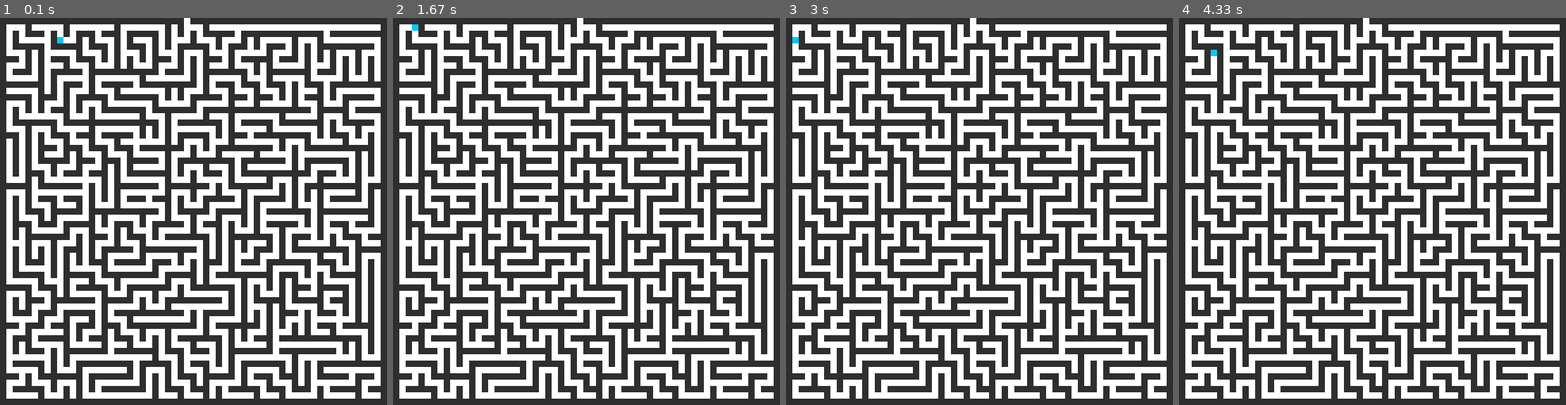
Above: before the commit, frames 1-4 (left to right).
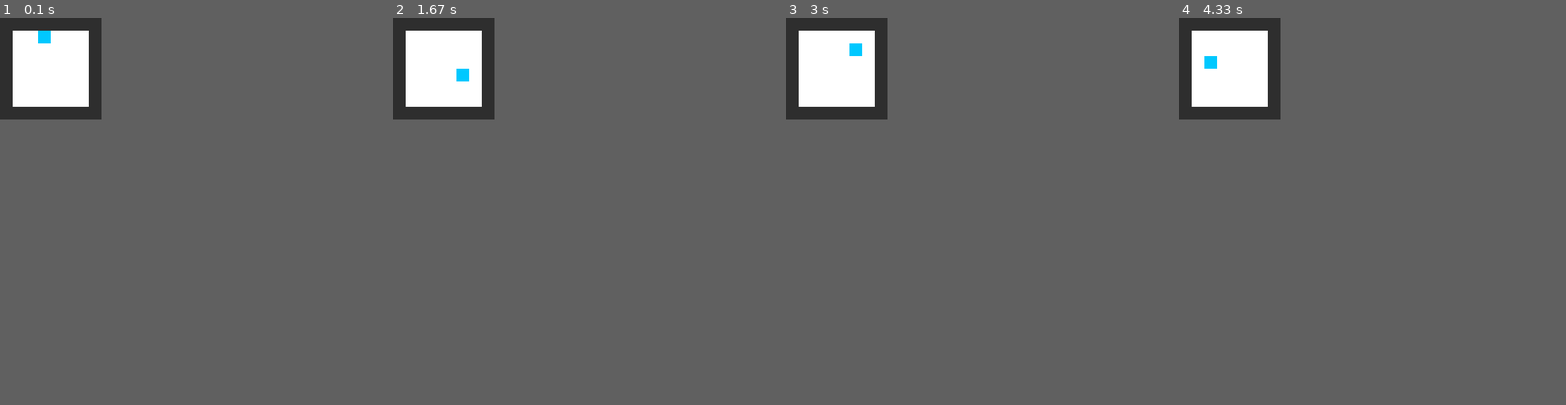
Above: after the commit, the same moments.

Repository: Ericles-Porty/UFS.IA.Q-Learning-Labyrinth-Game
Game: pygame game, started from src/main.py
Two runs of this game, one before a commit and one after it. Both use one fixed random seed, a clock stepped at 60 frames per second and the inputs below.
Inputs:
- Up to frame 1 (0.1 s): no input
- Up to frame 2 (1.67 s): no input
- Up to frame 3 (3 s): no input
- Up to frame 4 (4.33 s): no input
The window is 610x610 before the commit and 160x160 after it. Grey fills any space a smaller window leaves; there, only what the larger window draws over its background counts as a difference.

The runs differ from the first frame. In frame 1, 48% of the frame differs, in the area x 1-99%, y 0-99%; in frame 2, 48%; in frame 3, 48%; in frame 4, 48%.

Commit message:
Add: save q file with states

Diff:
--- a/src/models/Environment.py
+++ b/src/models/Environment.py
@@ -3,20 +3,8 @@
 from .maps import q_map
 
 FACTOR = 0.9
-
-
-# if q_map[y-1][x] == 0:
-#                     move_actions.append(
-#                         Action("up", self.calc_q(FACTOR, 0, self.get_max(y-1, x))))
-#                 if q_map[y+1][x] == 0:
-#                     move_actions.append(
-#                         Action("down", self.calc_q(FACTOR, 0, self.get_max(y+1, x))))
-#                 if q_map[y][x-1] == 0:
-#                     move_actions.append(
-#                         Action("left", self.calc_q(FACTOR, 0, self.get_max(y, x-1))))
-#                 if q_map[y][x+1] == 0:
-#                     move_actions.append(
-#                         Action("right", self.calc_q(FACTOR, 0, self.get_max(y, x+1))))
+Y_GOAL = 6
+X_GOAL = 6
 
 class Enviorment():
     def __init__(self):
@@ -69,7 +57,7 @@
                         Action("right", 0))
                 temp_states.append(States(x, y, move_actions))
             self.states.append(temp_states)
-        self.states[0][29].r = 10 # goal = States(29, 0)
+        self.states[Y_GOAL][X_GOAL].r = 10 # goal = States(29, 0)
 
     def calc_q(self, factor: float, reward: float, max_q: float):
         return reward + factor * max_q
@@ -89,11 +77,13 @@
                     print(j.action, j.q, end=' ')
                 print()
 
+    def best_index_action(self, x, y):
+        max = 0
+        index = 0
+        for i in range(len(self.states[y][x].actions)):
+            if self.states[y][x].actions[i].q >= max:
+                index = i
+                max = self.states[y][x].actions[i].q
+        return  index
 
-# new = Enviorment()
-# new.states[47][53].actions[0].q = 1
-# new.states[47][53].actions[1].q = 1
-# new.states[47][53].actions[2].q = 1
-# new.states[47][53].actions[3].q = 5
-# print(new.get_max(47,53))
 # new.debug()
--- a/src/models/maps.py
+++ b/src/models/maps.py
@@ -1,4 +1,15 @@
-q_map=([
+map_1 = ([
+    [1,1,1,1,1,1,1,1],
+    [1,0,0,0,0,0,0,1],
+    [1,0,0,0,0,0,0,1],
+    [1,0,0,0,0,0,0,1],
+    [1,0,0,0,0,0,0,1],
+    [1,0,0,0,0,0,0,1],
+    [1,0,0,0,0,0,0,1],
+    [1,1,1,1,1,1,1,1]
+])
+
+map_2=([
 [1,1,1,1,1,1,1,1,1,1,1,1,1,1,1,1,1,1,1,1,1,1,1,1,1,1,1,1,1,0,1,1,1,1,1,1,1,1,1,1,1,1,1,1,1,1,1,1,1,1,1,1,1,1,1,1,1,1,1,1,1],
 [1,0,0,0,1,0,0,0,0,0,1,0,0,0,0,0,0,0,1,0,0,0,0,0,0,0,1,0,1,0,0,0,1,0,0,0,0,0,0,0,0,0,0,0,0,0,0,0,0,0,0,0,0,0,0,0,0,0,0,0,1],
 [1,0,1,0,1,1,1,0,1,0,1,0,1,1,1,0,1,1,1,0,1,1,1,1,1,0,1,0,1,0,1,0,1,1,1,1,1,0,1,1,1,1,1,1,1,1,1,1,1,1,1,0,1,1,1,1,1,1,1,1,1],
@@ -21,14 +32,14 @@
 [1,0,1,0,1,0,1,0,0,0,1,0,0,0,1,0,0,0,1,0,0,0,0,0,0,0,1,0,1,0,0,0,1,0,0,0,1,0,0,0,0,0,0,0,1,0,0,0,1,0,0,0,0,0,1,0,0,0,1,0,1],
 [1,0,1,0,1,0,1,1,1,0,1,1,1,0,1,1,1,0,1,1,1,0,1,1,1,1,1,1,1,0,1,0,1,0,1,1,1,1,1,1,1,1,1,0,1,0,1,0,1,1,1,1,1,1,1,1,1,1,1,0,1],
 [1,0,1,0,1,0,1,0,0,0,1,0,1,0,0,0,1,0,0,0,1,0,0,0,0,0,1,0,0,0,1,0,0,0,1,0,0,0,0,0,1,0,0,0,0,0,1,0,0,0,0,0,0,0,0,0,1,0,1,0,1],
-[1,0,1,0,1,0,1,1,1,1,1,0,1,1,1,0,1,1,1,0,1,1,1,1,1,0,1,0,1,1,1,1,1,1,1,1,1,0,1,1,1,1,1,1,1,0,1,0,1,1,1,1,1,1,1,0,1,0,1,0,1],
+[1,0,1,0,1,0,1,1,1,1,1,0,1,1,1,0,1,1,1,0,1,1,1,1,1,0,1,0,1,1,1,1,1,1,1,1,1,0,1,0,1,1,1,1,1,0,1,0,1,1,1,1,1,1,1,0,1,0,1,0,1],
 [1,0,1,0,1,0,0,0,1,0,0,0,1,0,0,0,1,0,1,0,1,0,0,0,0,0,1,0,1,0,0,0,1,0,0,0,1,0,1,0,0,0,0,0,0,0,1,0,1,0,0,0,0,0,1,0,1,0,1,0,1],
 [1,0,1,0,1,1,1,0,1,0,1,1,1,0,1,1,1,0,1,0,1,1,1,1,1,1,1,0,1,0,1,0,1,1,1,0,1,0,1,1,1,1,1,1,1,1,1,1,1,0,1,1,1,0,1,0,1,0,1,0,1],
 [1,0,0,0,1,0,1,0,0,0,0,0,0,0,0,0,1,0,1,0,0,0,0,0,0,0,1,0,0,0,1,0,0,0,0,0,1,0,0,0,0,0,1,0,0,0,1,0,0,0,1,0,0,0,0,0,1,0,0,0,1],
 [1,1,1,1,1,0,1,1,1,1,1,1,1,0,1,0,1,0,1,1,1,1,1,1,1,0,1,1,1,1,1,1,1,0,1,0,1,1,1,1,1,1,1,0,1,0,1,0,1,1,1,1,1,1,1,1,1,0,1,1,1],
 [1,0,0,0,1,0,0,0,0,0,0,0,0,0,1,0,1,0,1,0,0,0,0,0,0,0,1,0,0,0,1,0,0,0,1,0,0,0,1,0,0,0,0,0,1,0,1,0,1,0,1,0,0,0,0,0,1,0,1,0,1],
 [1,0,1,0,1,0,1,1,1,0,1,1,1,0,1,0,1,0,1,0,1,1,1,0,1,1,1,0,1,0,1,0,1,1,1,1,1,0,1,0,1,1,1,1,1,0,1,0,1,0,1,0,1,1,1,1,1,0,1,0,1],
-[1,0,1,0,1,0,0,0,1,0,0,0,1,0,1,0,0,0,1,0,0,0,0,0,0,0,1,0,1,0,0,0,1,0,0,0,0,0,1,0,1,0,0,0,0,0,1,0,0,0,1,0,0,0,0,0,0,0,1,0,1],
+[1,0,1,0,1,0,0,0,1,0,0,0,1,0,1,0,0,0,1,0,0,0,1,0,0,0,1,0,1,0,0,0,1,0,0,0,0,0,1,0,1,0,0,0,0,0,1,0,0,0,1,0,0,0,0,0,0,0,1,0,1],
 [1,0,1,0,1,1,1,0,1,1,1,1,1,0,1,1,1,1,1,1,1,1,1,1,1,0,1,0,1,1,1,1,1,0,1,1,1,1,1,0,1,0,1,1,1,1,1,1,1,0,1,1,1,1,1,1,1,1,1,0,1],
 [1,0,1,0,0,0,1,0,1,0,0,0,0,0,1,0,1,0,0,0,0,0,1,0,0,0,1,0,0,0,1,0,0,0,1,0,0,0,1,0,1,0,0,0,0,0,0,0,1,0,1,0,0,0,0,0,0,0,1,0,1],
 [1,0,1,1,1,0,1,1,1,0,1,1,1,1,1,0,1,0,1,1,1,0,1,0,1,1,1,1,1,0,1,0,1,1,1,0,1,0,1,0,1,0,1,1,1,1,1,0,1,0,1,0,1,1,1,0,1,1,1,0,1],
@@ -60,3 +71,6 @@
 [1,0,1,1,1,1,1,0,1,0,1,0,1,0,1,0,1,1,1,1,1,1,1,0,1,0,1,1,1,0,1,1,1,0,1,0,1,1,1,1,1,0,1,1,1,0,1,1,1,0,1,0,1,1,1,1,1,0,1,1,1],
 [1,0,0,0,0,0,1,0,0,0,1,0,1,0,0,0,0,0,0,0,0,0,0,0,1,0,0,0,1,0,0,0,1,0,1,0,0,0,0,0,1,0,0,0,1,0,0,0,0,0,1,0,0,0,0,0,1,0,0,0,1],
 [1,1,1,1,1,1,1,1,1,1,1,1,1,1,1,1,1,1,1,1,1,1,1,1,1,1,1,1,1,1,1,1,1,1,1,1,1,1,1,1,1,1,1,1,1,1,1,1,1,1,1,1,1,1,1,1,1,1,1,1,1]])
+
+
+q_map = map_1
--- a/src/views/pygame.py
+++ b/src/views/pygame.py
@@ -1,10 +1,10 @@
-from os import environ
 from models.Environment import Enviorment
 from utils.map_utils import *
 from models.maps import q_map
 from models.Environment import Enviorment
 import pygame
 import random
+
 
 COLOR_BLACK = (0, 0, 0)
 COLOR_WHITE = (255, 255, 255)
@@ -13,9 +13,11 @@
 COLOR_DARK_GREY = (169, 160, 181)
 COLOR_GREEN = (144, 238, 144)
 COLOR_RED = (255, 69, 0)
-PIXEL_SIZE = 10
+PIXEL_SIZE = 20
 WIDTH_POSITION = len(q_map[0]) * PIXEL_SIZE
 HEIGHT_POSITION = len(q_map) * PIXEL_SIZE
+Y_GOAL = 6
+X_GOAL = 6
 
 enviorment = Enviorment()
 pygame.init()
@@ -64,70 +66,64 @@
     q_map[y][x] = 2
     first_render_screen()
     running = True
+    steps = 0
     while running:
         # clock.tick(60)
-        decision_index = random.randint(
-            0, len(enviorment.states[y][x].actions) - 1)
-        decision = enviorment.states[y][x].actions[decision_index]
-        if decision.q > 0:
+        best_index_action = enviorment.best_index_action(x, y)
+        if enviorment.states[y][x].actions[best_index_action].q == 0:
+            decision_index = random.randint(0, len(enviorment.states[y][x].actions) - 1)
+            decision = enviorment.states[y][x].actions[decision_index]
+            # print("Random decision")
+        else:
+            decision_index = best_index_action
+            decision = enviorment.states[y][x].actions[decision_index]
             print("Q: ", decision.q)
+        # for i in range(0, len(enviorment.states[y][x].actions)):
+        #     print(enviorment.states[y][x].actions[i].action, end=" - ")
+        # print()
+        # print("Best: ", decision.action)
+        # print("| Action: ",enviorment.states[y][x].actions[best_index_action].action, "Index: " ,best_index_action)
+        # print("Y: ",y,"X: ", x, enviorment.states[y][x].actions[decision_index].q)
+
+        q_map[y][x] = 0
+        draw(x,y,COLOR_WHITE)
+        if decision.action == "up":
+            enviorment.states[y][x].actions[decision_index].q = enviorment.calc_q(0.9, enviorment.states[y][x].r, enviorment.get_max(y-1,x))
+            y -= 1
+
+        elif decision.action == "down":
+            enviorment.states[y][x].actions[decision_index].q = enviorment.calc_q(0.9, enviorment.states[y][x].r, enviorment.get_max(y+1,x))
+            y += 1
+
+        elif decision.action == "left":
+            enviorment.states[y][x].actions[decision_index].q = enviorment.calc_q(0.9, enviorment.states[y][x].r, enviorment.get_max(y,x-1))
+            x -= 1
+
+        elif decision.action == "right":
+            enviorment.states[y][x].actions[decision_index].q = enviorment.calc_q(0.9, enviorment.states[y][x].r, enviorment.get_max(y,x+1))
+            x += 1
+
+        q_map[y][x] = 2
+        draw(x,y,COLOR_BLUE)
+        steps += 1
+        if y == Y_GOAL and x == X_GOAL:
+            print("Chegou ao fim em {} passos".format(steps))
             q_map[y][x] = 0
             draw(x,y,COLOR_WHITE)
-            if decision.action == "up":
-                enviorment.states[y][x].actions[decision_index].q = enviorment.calc_q(0.9, enviorment.states[y][x].r, enviorment.get_max(y-1,x))
-                y -= 1
-            elif decision.action == "down":
-                enviorment.states[y][x].actions[decision_index].q = enviorment.calc_q(0.9, enviorment.states[y][x].r, enviorment.get_max(y+1,x))
-                y += 1
-            elif decision.action == "left":
-                enviorment.states[y][x].actions[decision_index].q = enviorment.calc_q(0.9, enviorment.states[y][x].r, enviorment.get_max(y,x-1))
-                x -= 1
-            elif decision.action == "right":
-                enviorment.states[y][x].actions[decision_index].q = enviorment.calc_q(0.9, enviorment.states[y][x].r, enviorment.get_max(y,x+1))
-                x += 1
+            x,y = generate_random_pos()
             q_map[y][x] = 2
             draw(x,y,COLOR_BLUE)
-            pygame.display.update()
-        else:
-            if decision.action == 'up':
-                q_map[y][x] = 0
-                draw(x,y,COLOR_WHITE)
-                y -= 1
-                q_map[y][x] = 2
-                draw(x,y,COLOR_BLUE)
-
-            elif decision.action == 'down':
-                q_map[y][x] = 0
-                draw(x,y,COLOR_WHITE)
-                y += 1
-                q_map[y][x] = 2
-                draw(x,y,COLOR_BLUE)
-            elif decision.action == 'left':
-                q_map[y][x] = 0
-                draw(x,y,COLOR_WHITE)
-                x -= 1
-                q_map[y][x] = 2
-                draw(x,y,COLOR_BLUE)
-            elif decision.action == 'right':
-                q_map[y][x] = 0
-                draw(x,y,COLOR_WHITE)
-                x += 1
-                q_map[y][x] = 2
-                draw(x,y,COLOR_BLUE)
-            steps += 1
-            if y == 0 and x == 29:
-                print("Chegou ao fim em {} passos".format(steps))
-                q_map[y][x] = 0
-                pygame.draw.rect(
-                    screen, COLOR_WHITE, (x*PIXEL_SIZE, y*PIXEL_SIZE, PIXEL_SIZE, PIXEL_SIZE))
-                x,y = generate_random_pos()
-                q_map[y][x] = 2
-                pygame.draw.rect(
-                    screen, COLOR_BLUE, (x*PIXEL_SIZE, y*PIXEL_SIZE, PIXEL_SIZE, PIXEL_SIZE))
-                steps = 0
-                # running = False
+            steps = 0
+            # running = False
         pygame.display.update()
 
         for event in pygame.event.get():
             if event.type == pygame.QUIT:
+                for i in range(0, len(enviorment.states)):
+                    for j in range(0, len(enviorment.states[i])):
+                        for k in range(0, len(enviorment.states[i][j].actions)):
+                            if enviorment.states[i][j].actions[k].q != 0:
+                                with open("q.txt",'a') as f:
+                                    f.write(str(i)+','+str(j)+','+str(enviorment.states[i][j].actions[k].q)+","+str(enviorment.states[i][j].actions[k].action)+'\n')
+                                print("Q: ",i, j, enviorment.states[i][j].actions[k].q,enviorment.states[i][j].actions[k].action)
                 exit_game()
Empty file added: q.txt
